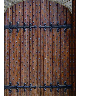
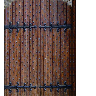
Comparing the layer stacks of the two 96x96 images. Changes:
painted on "Layer 1" over [4, 0, 76, 19]
hid "Layer 0" over [4, 0, 76, 19]
